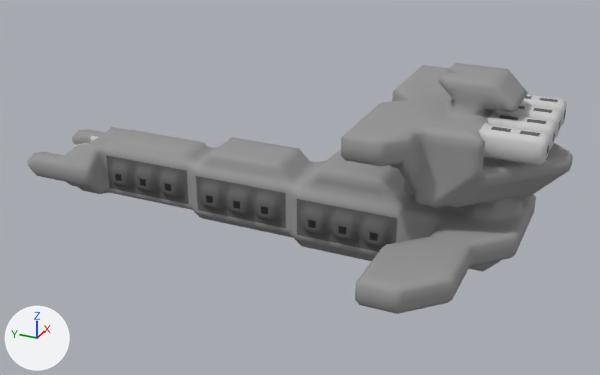
Renders of the OBJ model src/jsMain/resources/meshes/fulkreykk-4-kassck-class.obj from each side of a commit.
Rendered twice from a camera (50 mm lens) standing at (-90.2, -44.5, 51.9) and looking at (-0.7, -4.2, 7.2). Every picture has the same lights, and +X, +Y and +Z are marked at lower left. Where no turn or scale is listed for an object, it has been applied to the vertices.

The first picture shows 'fulkreykk-4-kassck-class'.
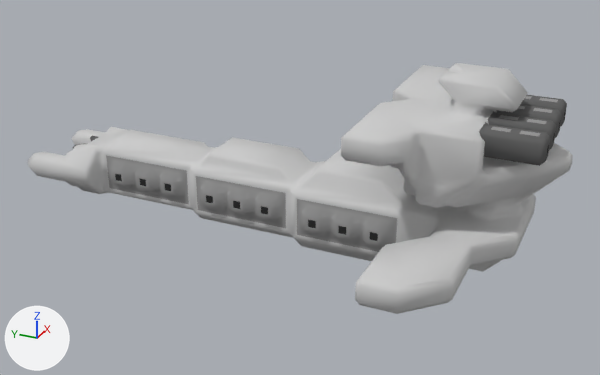
Changed parts and their boxes [x1, y1, x2, y2] in the pictures (600 x 375 px):
part 1 of me_fulkreykk_4_kassck_class, deleted
    before: [27, 63, 573, 314]
part 2 of me_fulkreykk_4_kassck_class, surface changed
    both: [68, 67, 564, 286]

What changed in the scene script:
```text
Change me_fulkreykk_4_kassck_class:
    used by ob_fulkreykk_4_kassck_class; location = (0.0, 0.0, 0.0)
    remove me_fulkreykk_4_kassck_class.from_pydata(...)  # 6512 vertices, 13020 faces; spans x -22.5..22.5, y -37.0..37.0, z 0.0..25.0
    add me_fulkreykk_4_kassck_class.from_pydata(...)  # 1218 vertices, 2305 faces; spans x -22.5..22.5, y -37.0..37.0, z 0.0..25.0
    me_fulkreykk_4_kassck_class part 1: 5294 vertices removed from x -22.5..22.5, y -37.0..36.5, z 0.0..25.0
    me_fulkreykk_4_kassck_class part 2: 350 kept faces spanning x -22.5..22.5, y -35.0..31.0, z 1.0..25.0 get new texture (UV) coordinates
```
